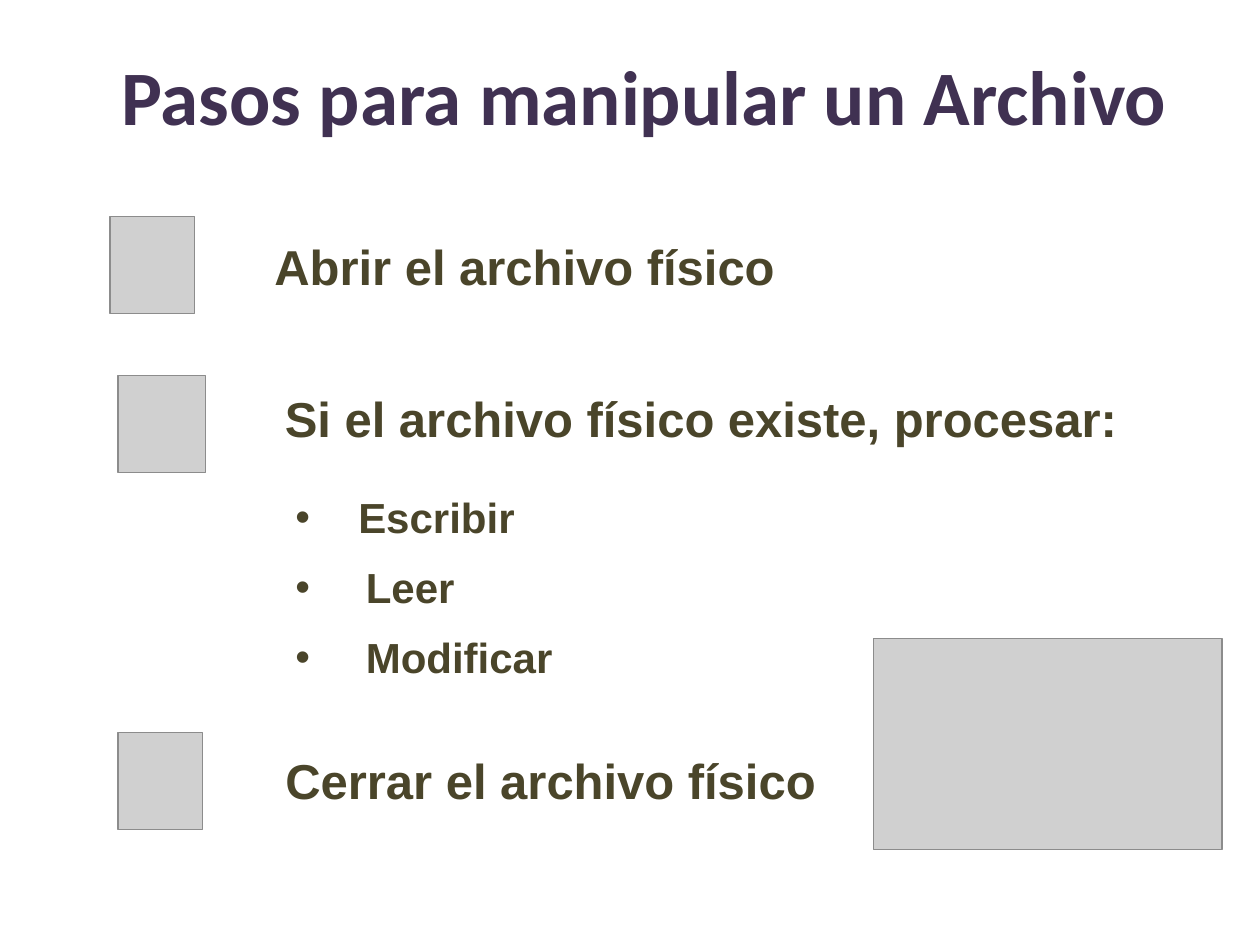
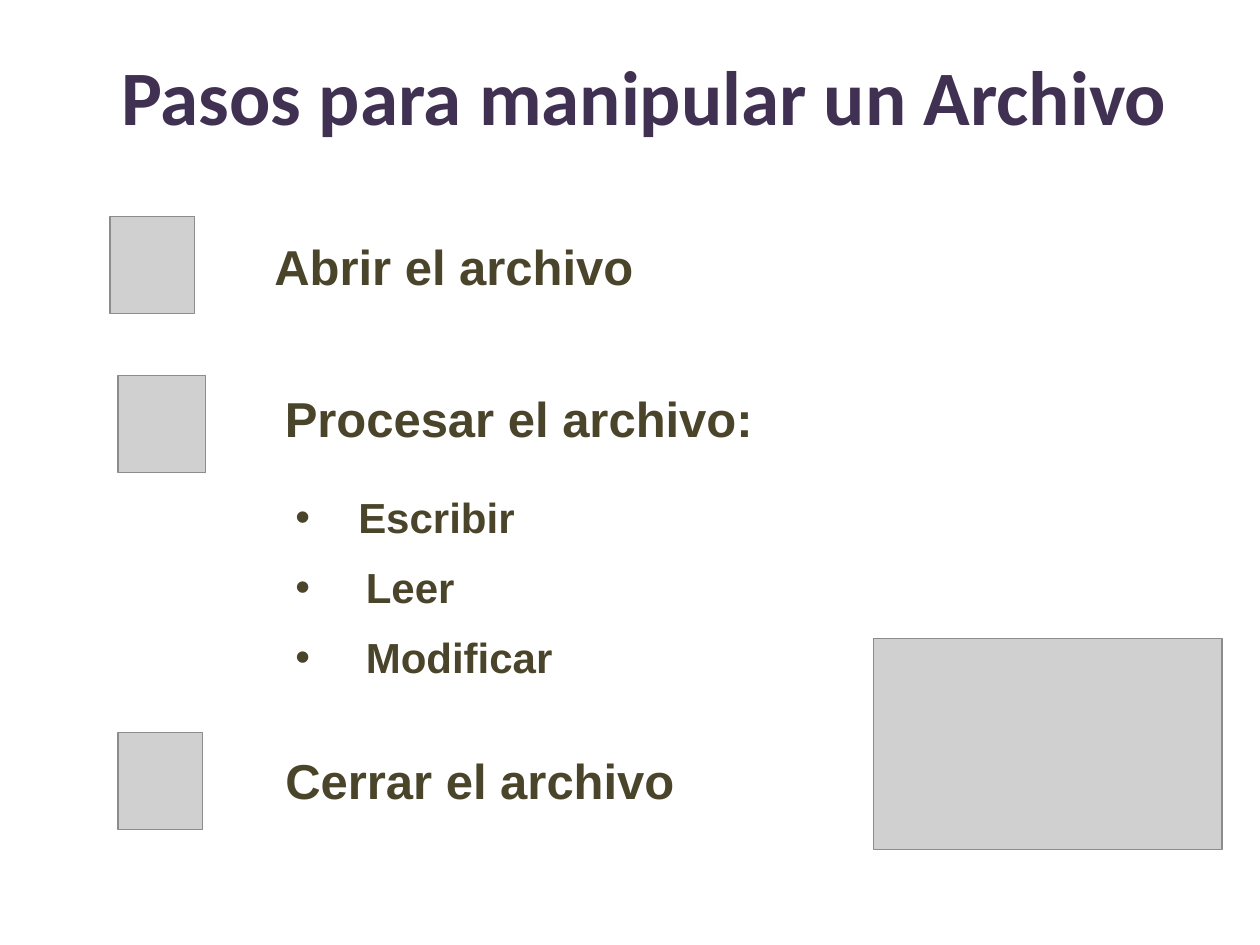
Before and after one commit to lizetheP/PensamientoC, a slide deck: slide 3 of calendario/documentos/10_Archivos.pptx. Drawn at 1260x945 pixels with LibreOffice and Linux fonts; fonts in the diff are those of the drawing; grey boxes stand for pictures. Boxes give left, top, right and bottom in pixels: in the first picture for what was removed or moved away, otherwise in the second. Text is boxed around its words. In the diff, an @@ line names an element or a change of style, - is before the commit and + after.

```diff
--- a/calendario/documentos/10_Archivos.pptx
+++ b/calendario/documentos/10_Archivos.pptx
@@ text at (x1=274, y1=249, x2=633, y2=286): text changed @@
-Abrir el archivo físico
+Abrir el archivo
@@ text at (x1=285, y1=401, x2=752, y2=438): text changed @@
-Si el archivo físico existe, procesar:
+Procesar el archivo:
@@ text at (x1=285, y1=763, x2=674, y2=800): text changed @@
-Cerrar el archivo físico
+Cerrar el archivo
```
Also in this commit, not shown: 14 other slides changed, 4 other files.
